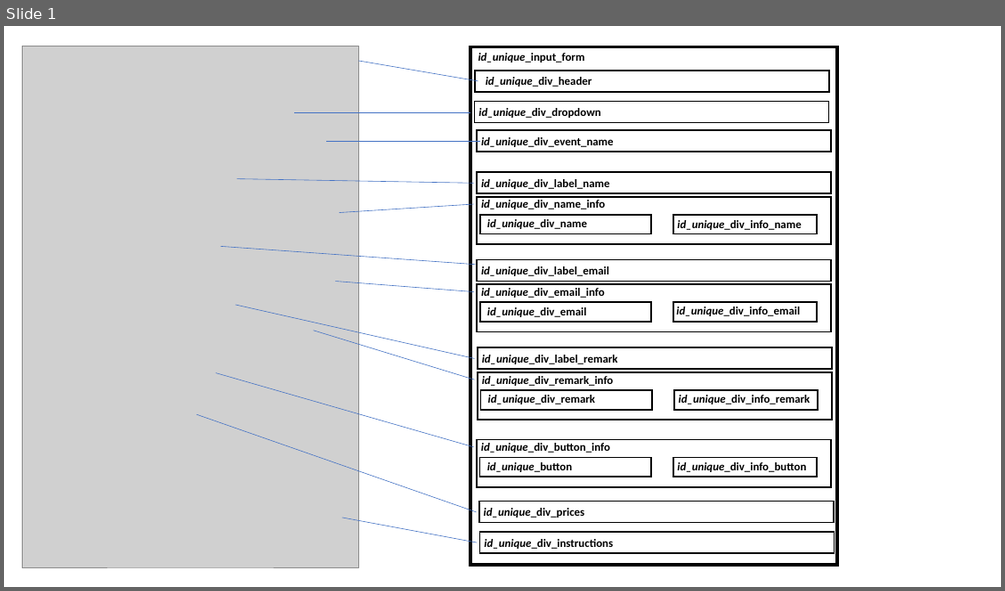
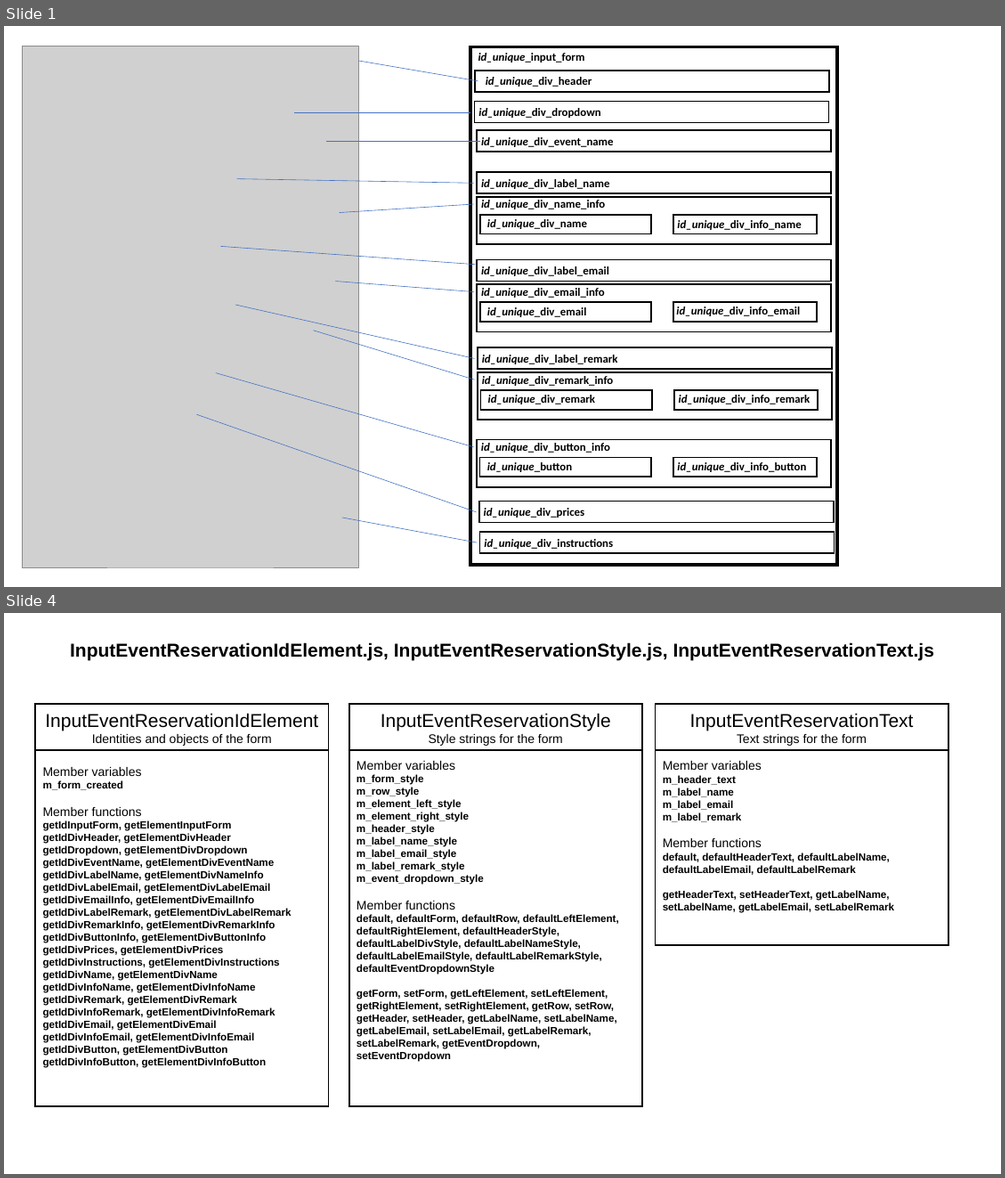
Before and after one commit to JazzLiveAarau/WwwReservationLayout, a slide deck: Description/InputEventReservation.pptx. Shown one above the other, each under a label of ours: slide 1 before the commit, slides 1 and 4 after it; the slides between them are not shown. The pictures are 1005x591 and 1005x1178 pixels, drawn with LibreOffice and Linux fonts; fonts in the diff are those of the drawing; grey boxes stand for pictures. Boxes give left, top, right and bottom in pixels: in the first picture for what was removed or moved away, otherwise in the second. Text is boxed around its words. In the diff, an @@ line names an element or a change of style, - is before the commit and + after.

```diff
--- a/Description/InputEventReservation.pptx
+++ b/Description/InputEventReservation.pptx
@@ slide 4 added at [4,613,1001,1174], background #FFFFFF @@
@@ text added at [70,642,934,661], 18 pt, text #000000, bold @@
+InputEventReservationIdElement.js, InputEventReservationStyle.js, InputEventReservationText.js
@@ rectangle added at [35,704,329,750], outline #000000 1.5 pt, 18 pt, text #000000 @@
+InputEventReservationIdElement
+Identities and objects of the form
@@ rectangle added at [349,704,643,750], outline #000000 1.5 pt, 18 pt, text #000000 @@
+InputEventReservationStyle
+Style strings for the form
@@ rectangle added at [655,704,948,750], outline #000000 1.5 pt, 18 pt, text #000000 @@
+InputEventReservationText
+Text strings for the form
@@ rectangle added at [35,751,329,1107], outline #000000 1.5 pt, 10 pt, text #000000, bold @@
+Member variables
+m_form_created
+Member functions
+getIdInputForm, getElementInputForm
+getIdDivHeader, getElementDivHeader
+getIdDropdown, getElementDivDropdown
+getIdDivEventName, getElementDivEventName
+getIdDivLabelName, getElementDivNameInfo
+getIdDivLabelEmail, getElementDivLabelEmail
+getIdDivEmailInfo, getElementDivEmailInfo
+getIdDivLabelRemark, getElementDivLabelRemark
+getIdDivRemarkInfo, getElementDivRemarkInfo
+getIdDivButtonInfo, getElementDivButtonInfo
+getIdDivPrices, getElementDivPrices
+getIdDivInstructions, getElementDivInstructions
+getIdDivName, getElementDivName
+getIdDivInfoName, getElementDivInfoName
+getIdDivRemark, getElementDivRemark
+getIdDivInfoRemark, getElementDivInfoRemark
+getIdDivEmail, getElementDivEmail
+getIdDivInfoEmail, getElementDivInfoEmail
+getIdDivButton, getElementDivButton
+getIdDivInfoButton, getElementDivInfoButton
@@ rectangle added at [349,751,643,1107], outline #000000 1.5 pt, 10 pt, text #000000, bold @@
+Member variables
+m_form_style
+m_row_style
+m_element_left_style
+m_element_right_style
+m_header_style
+m_label_name_style
+m_label_email_style
+m_label_remark_style
+m_event_dropdown_style
+Member functions
+default, defaultForm, defaultRow, defaultLeftElement, defaultRightElement, defaultHeaderStyle, defaultLabelDivStyle, defaultLabelNameStyle, defaultLabelEmailStyle, defaultLabelRemarkStyle, defaultEventDropdownStyle
+getForm, setForm, getLeftElement, setLeftElement, getRightElement, setRightElement, getRow, setRow, getHeader, setHeader, getLabelName, setLabelName, getLabelEmail, setLabelEmail, getLabelRemark, setLabelRemark, getEventDropdown, setEventDropdown
@@ rectangle added at [655,751,948,946], outline #000000 1.5 pt, 10 pt, text #000000, bold @@
+Member variables
+m_header_text
+m_label_name
+m_label_email
+m_label_remark
+Member functions
+default, defaultHeaderText, defaultLabelName, defaultLabelEmail, defaultLabelRemark
+getHeaderText, setHeaderText, getLabelName, setLabelName, getLabelEmail, setLabelRemark
```
Also in this commit, not shown: 3 other slides added, 2 slides removed, 6 other files.
